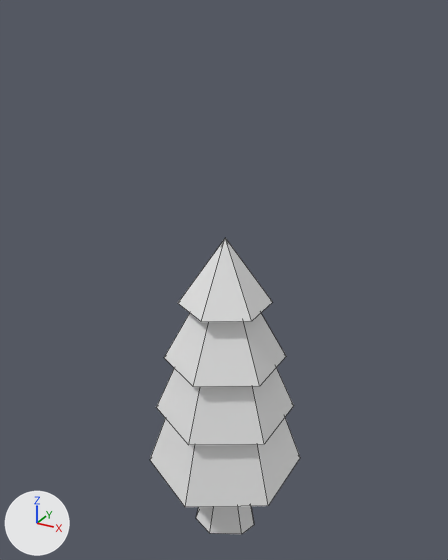
A saved change to the FBX model hovership/Assets/Meshes/tree_pine.fbx.
Before and after are seen from a 50 mm lens placed at (5.61, -9.82, 11.16), pointed at (-0.16, 0.66, 5.92). The lights are fixed; the arrows at lower left show +X, +Y and +Z. Mesh edges are drawn as thin lines. Where no turn or scale is listed for an object, it has been applied to the vertices.
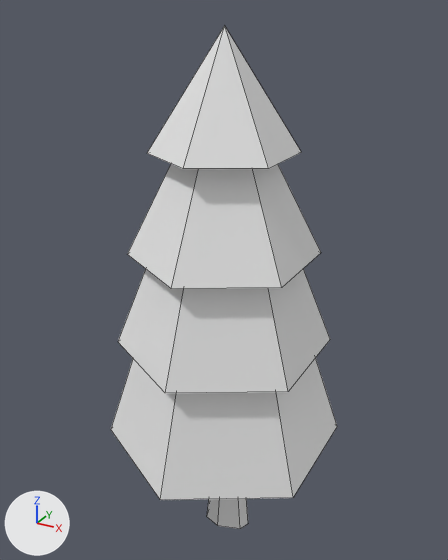
Boxes [x1, y1, x2, y2] around the edits, measured in the pictures (448 x 560 px; the box of a moved part takes in the faces that stretch with it):
'Cylinder', reshaped (50% wider, 70% taller)
    before: [150, 238, 300, 534]
    after: [111, 25, 337, 529]
part 1 of me_cylinder, moved or reshaped
    before: [196, 506, 254, 534]
    after: [207, 499, 248, 529]
part 2 of me_cylinder, moved or reshaped
    before: [156, 368, 294, 445]
    after: [118, 269, 330, 393]
part 3 of me_cylinder, moved or reshaped
    before: [164, 313, 286, 387]
    after: [127, 164, 321, 289]
part 4 of me_cylinder, moved or reshaped
    before: [178, 238, 272, 322]
    after: [147, 25, 302, 169]
part 5 of me_cylinder, moved or reshaped
    before: [150, 418, 300, 507]
    after: [111, 358, 337, 500]

The edits, one by one:
me_cylinder has 52 vertices, 45 faces and spans x -1.53..1.53, y -1.33..2.2, z -4.0..3.15.
me_cylinder is used by ob_cylinder; location (0.0, 0.0, 3.8).
me_cylinder part 1: the loose piece of 24 vertices spanning x -0.64..0.79, y -0.31..1.21, z -4.0..0.2 is scaled about its middle by (0.738, 0.586, 1.55), then moved by (0.03, 0.0, 1.12).
me_cylinder part 2: the loose piece of 7 vertices spanning x -1.34..1.34, y -1.11..1.99, z -0.87..2.76 is scaled about its middle by (1.47, 1.47, 1.55), then moved by (-0.02, 0.0, 2.69).
me_cylinder part 3: the loose piece of 7 vertices spanning x -1.15..1.15, y -0.89..1.76, z 0.42..2.85 is scaled about its middle by (1.47, 1.47, 1.55), then moved by (-0.02, 0.0, 3.07).
me_cylinder part 4: the loose piece of 7 vertices spanning x -0.86..0.86, y -0.55..1.43, z 1.72..3.15 is scaled about its middle by (1.47, 1.47, 1.55), then moved by (-0.02, 0.0, 3.52).
Part 5, on me_cylinder:
Vertex 24 of me_cylinder moves from (0.0, 2.2, -2.34) to (-0.02, 3.03, -1.46).
Vertex 25 of me_cylinder moves from (1.53, 1.32, -2.34) at pixel (300, 457) to (2.23, 1.73, -1.46) at pixel (337, 426).
Vertex 26 of me_cylinder moves from (1.53, -0.45, -2.34) at pixel (268, 505) to (2.23, -0.86, -1.46) at pixel (293, 497).
Vertex 27 of me_cylinder moves from (0.0, -1.33, -2.34) at pixel (185, 507) to (-0.02, -2.16, -1.46) at pixel (160, 499).
Vertex 28 of me_cylinder moves from (0.0, 0.44, 2.68) to (-0.02, 0.43, 6.34).
Vertex 29 of me_cylinder moves from (-1.53, -0.45, -2.34) at pixel (149, 459) to (-2.27, -0.86, -1.46) at pixel (110, 429).
Vertex 30 of me_cylinder moves from (-1.53, 1.32, -2.34) to (-2.27, 1.73, -1.46).
